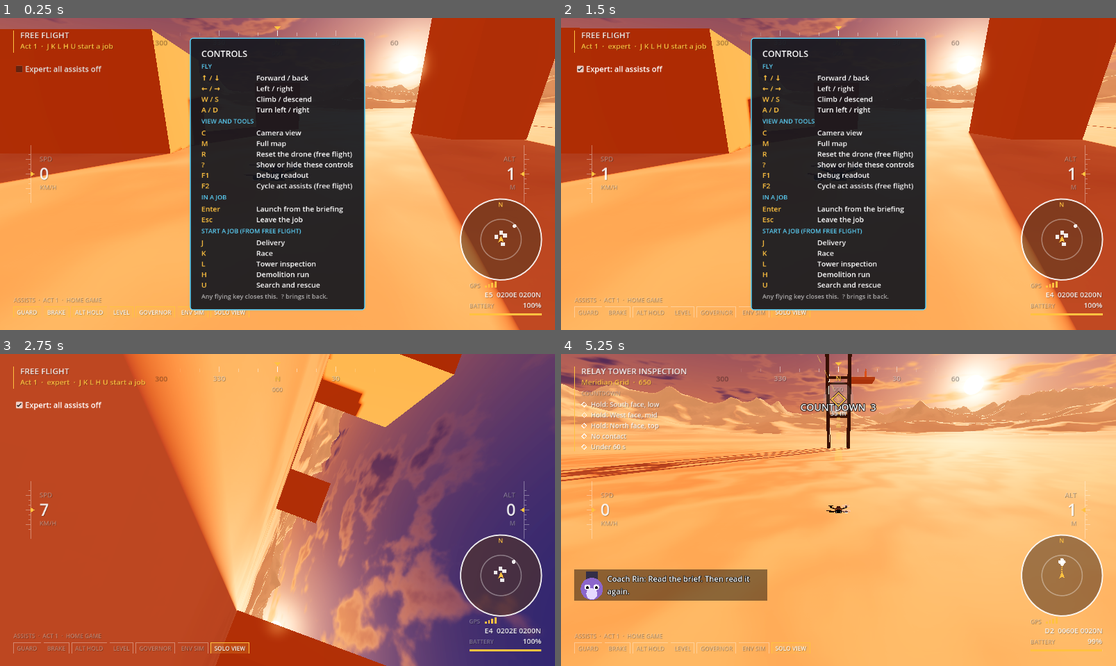
Above: before the commit, frames 1-4 (two rows, left to right).
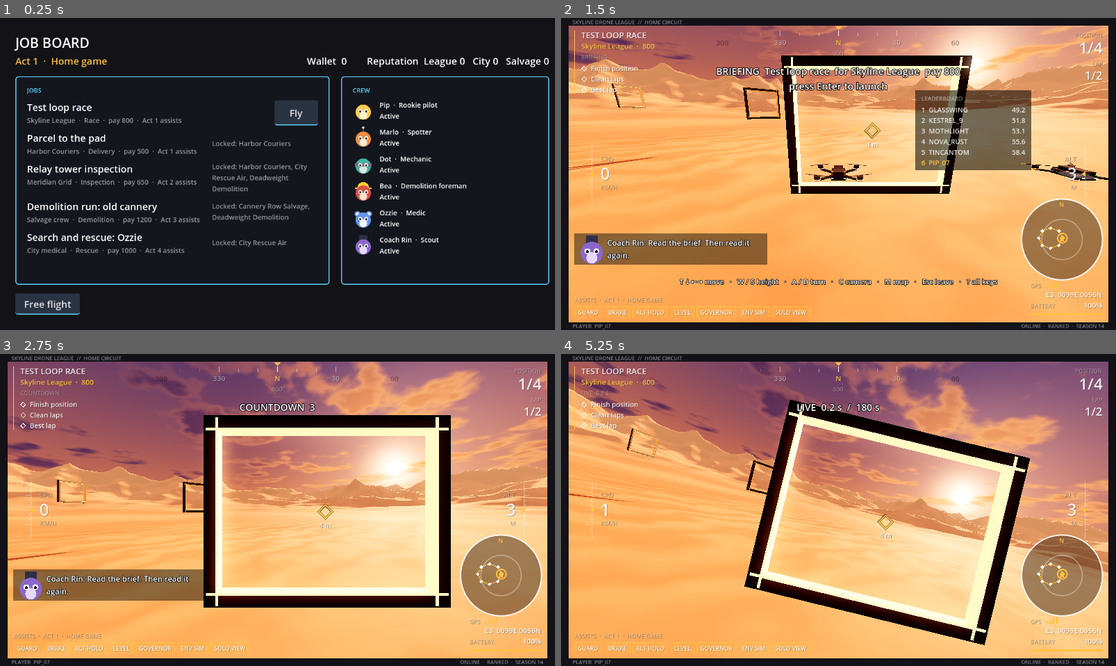
Above: after the commit, the same moments.

Repository: avdrav1/drone-sports
Game: Godot game, scene res://scenes/ui/job_board.tscn
Same seed, same stepped clock (60 frames per second), same inputs: the game is played once before the commit and once after it. Before the commit the project starts from res://scenes/debug_flight.tscn.
Inputs (mouse positions are in pixels of both pictures, inside the frame that each line leads up to):
- Up to frame 1 (0.25 s): no input
- Up to frame 2 (1.5 s): click (855, 111) at 0.5 s, where only the run after the commit has a clickable "Fly"; click (649, 67) at 1.25 s, where only the run before the commit has a clickable "Expert: all assists off"
- Up to frame 3 (2.75 s): tap Enter (ui_accept) at 2, 2.27 s; move the mouse to (399, 494) at 2.02 s; hold Right (roll_right) from 2.03 s (still down); hold C (cycle_camera) from 2.03 s (still down); click (399, 494) at 2.17 s
- Up to frame 4 (5.25 s): release Right (roll_right) at 2.75 s; release C (cycle_camera) at 2.75 s; drag from (727, 525) to (810, 572) at 2.77 s; move the mouse to (894, 441) at 3.52 s; hold Right (roll_right) 3.53-4.25 s; hold L (start_inspection_job) 3.53-4.25 s; tap Enter (ui_accept) at 4.25 s; drag from (810, 572) to (672, 463) at 4.27 s; tap H (start_demolition_job) at 5 s; move the mouse to (1005, 556) at 5.02 s; hold Left (roll_left) from 5.03 s (still down); hold J (start_sample_job) from 5.03 s (still down)

The runs differ from the first frame. In frame 1, 78% of the frame differs, in the area x 0-100%, y 0-100%; in frame 2, 74%; in frame 3, 98%; in frame 4, 70%.

Commit message:
Story 5.3: Job board
Co-Authored-By: Claude Opus 5.5 <noreply@anthropic.com>

Diff:
--- /dev/null
+++ b/data/jobs/board.tres
@@ -0,0 +1,12 @@
+[gd_resource type="Resource" script_class="JobList" load_steps=7 format=3]
+
+[ext_resource type="Script" path="res://scripts/jobs/job_list.gd" id="1_list"]
+[ext_resource type="Resource" path="res://data/jobs/test_race.tres" id="j0"]
+[ext_resource type="Resource" path="res://data/jobs/sample_delivery.tres" id="j1"]
+[ext_resource type="Resource" path="res://data/jobs/inspection.tres" id="j2"]
+[ext_resource type="Resource" path="res://data/jobs/demolition.tres" id="j3"]
+[ext_resource type="Resource" path="res://data/jobs/rescue.tres" id="j4"]
+
+[resource]
+script = ExtResource("1_list")
+jobs = Array[Resource]([ExtResource("j0"), ExtResource("j1"), ExtResource("j2"), ExtResource("j3"), ExtResource("j4")])
--- a/data/jobs/demolition.tres
+++ b/data/jobs/demolition.tres
@@ -7,6 +7,7 @@
 script = ExtResource("1_job")
 id = &"demolition"
 title = "Demolition run: old cannery"
+scene = "res://scenes/jobs/demolition.tscn"
 client = "Salvage crew"
 job_type = &"demolition"
 faction = &"salvage"
--- a/data/jobs/inspection.tres
+++ b/data/jobs/inspection.tres
@@ -7,6 +7,7 @@
 script = ExtResource("1_job")
 id = &"inspection"
 title = "Relay tower inspection"
+scene = "res://scenes/jobs/inspection.tscn"
 client = "Meridian Grid"
 job_type = &"inspection"
 faction = &"city"
--- a/data/jobs/rescue.tres
+++ b/data/jobs/rescue.tres
@@ -8,6 +8,7 @@
 script = ExtResource("1_job")
 id = &"rescue"
 title = "Search and rescue: Ozzie"
+scene = "res://scenes/jobs/rescue.tscn"
 client = "City medical"
 job_type = &"rescue"
 faction = &"city"
--- a/data/jobs/sample_delivery.tres
+++ b/data/jobs/sample_delivery.tres
@@ -7,6 +7,7 @@
 script = ExtResource("1_job")
 id = &"sample_delivery"
 title = "Parcel to the pad"
+scene = "res://scenes/jobs/sample_delivery.tscn"
 client = "Harbor Couriers"
 job_type = &"delivery"
 faction = &"city"
--- a/data/jobs/test_race.tres
+++ b/data/jobs/test_race.tres
@@ -7,6 +7,7 @@
 script = ExtResource("1_job")
 id = &"test_race"
 title = "Test loop race"
+scene = "res://scenes/jobs/test_race.tscn"
 client = "Skyline League"
 job_type = &"race"
 faction = &"league"
--- a/project.godot
+++ b/project.godot
@@ -6,7 +6,7 @@
 [application]
 
 config/name="Drone Sports"
-run/main_scene="res://scenes/debug_flight.tscn"
+run/main_scene="res://scenes/ui/job_board.tscn"
 config/features=PackedStringArray("4.3", "Forward Plus")
 config/icon="res://icon.svg"
 
--- /dev/null
+++ b/scenes/ui/job_board.tscn
@@ -0,0 +1,14 @@
+[gd_scene load_steps=3 format=3]
+
+[ext_resource type="Script" path="res://scripts/ui/job_board.gd" id="1_board"]
+[ext_resource type="Theme" path="res://scenes/ui/theme.tres" id="2_theme"]
+
+[node name="JobBoard" type="Control"]
+layout_mode = 3
+anchors_preset = 15
+anchor_right = 1.0
+anchor_bottom = 1.0
+grow_horizontal = 2
+grow_vertical = 2
+theme = ExtResource("2_theme")
+script = ExtResource("1_board")
--- a/scripts/debug_flight.gd
+++ b/scripts/debug_flight.gd
@@ -2,7 +2,7 @@
 # Debug flight sandbox. Every story is played by hand here.
 # F1 toggles the readout, F2 cycles the act presets, C cycles camera views,
 # R (or Start) puts the drone back where it started, J flies the sample job, K the test race, L the tower inspection,
-# H the demolition run, U the search and rescue.
+# H the demolition run, U the search and rescue, Esc goes back to the job board.
 
 @export var presets: Array[AssistStack] = []
 @export_file("*.tscn") var sample_job := "res://scenes/jobs/sample_delivery.tscn"
@@ -10,6 +10,7 @@
 @export_file("*.tscn") var inspection_job := "res://scenes/jobs/inspection.tscn"
 @export_file("*.tscn") var demolition_job := "res://scenes/jobs/demolition.tscn"
 @export_file("*.tscn") var rescue_job := "res://scenes/jobs/rescue.tscn"
+@export_file("*.tscn") var job_board := "res://scenes/ui/job_board.tscn"
 
 var preset_index := 0
 var _spawn: Transform3D
@@ -46,6 +47,8 @@
 		get_tree().change_scene_to_file(demolition_job)
 	elif event.is_action_pressed("start_rescue_job"):
 		get_tree().change_scene_to_file(rescue_job)
+	elif event.is_action_pressed("ui_cancel"):
+		get_tree().change_scene_to_file(job_board)
 
 func reset_drone() -> void:
 	drone.reset(_spawn)
--- a/scripts/jobs/job.gd
+++ b/scripts/jobs/job.gd
@@ -7,6 +7,8 @@
 
 @export var id: StringName
 @export var title := ""
+## The scene that flies this job, opened from the job board.
+@export_file("*.tscn") var scene := ""
 ## Who is paying, as shown to the player.
 @export var client := ""
 ## What kind of job, e.g. race or demolition. Teams take on job types (Epic 5).
--- /dev/null
+++ b/scripts/jobs/job_list.gd
@@ -0,0 +1,6 @@
+class_name JobList
+extends Resource
+# Every job the board can show, in board order. A list rather than a folder
+# scan, so exported builds (where .tres files are remapped) find them too.
+
+@export var jobs: Array[Job] = []
--- a/scripts/jobs/job_runner.gd
+++ b/scripts/jobs/job_runner.gd
@@ -30,7 +30,7 @@
 ## Ask before launching with injured crew in the field.
 @export var confirm_risk := true
 ## Where backing out of a launch or leaving the job goes. Empty stays put.
-@export_file("*.tscn") var back_scene := "res://scenes/debug_flight.tscn"
+@export_file("*.tscn") var back_scene := "res://scenes/ui/job_board.tscn"
 @export var grade_scale: GradeScale = preload("res://data/jobs/grade_scale.tres")
 ## Shown over the job when it ends. Null shows nothing.
 @export var results_scene: PackedScene = preload("res://scenes/ui/results.tscn")
--- a/scripts/progression/career.gd
+++ b/scripts/progression/career.gd
@@ -85,6 +85,20 @@
 	pending.erase(id)
 	save()
 
+## Jobs the pilot may fly now: the current team's job types, or the home
+## game's tagged jobs in Act 1.
+func can_fly(job: Job) -> bool:
+	var t := team()
+	return job.job_type in t.job_types if t else job.tags.has(&"act1")
+
+## Names of the teams that fly this kind of job, for a locked job's row.
+func unlocked_by(job: Job) -> Array[String]:
+	var out: Array[String] = []
+	for t in teams.teams:
+		if job.job_type in t.job_types:
+			out.append(t.name)
+	return out
+
 func wants_still(t: Team) -> bool:
 	return int(t.preset.label.trim_prefix("Act ")) > act()
 
--- a/scripts/ui/controls_help.gd
+++ b/scripts/ui/controls_help.gd
@@ -20,9 +20,9 @@
 		[[&"toggle_readout"], "Debug readout"],
 		[[&"cycle_preset"], "Cycle act assists (free flight)"],
 	]],
-	["IN A JOB", [
+	["JOBS", [
 		[[&"ui_accept"], "Launch from the briefing"],
-		[[&"ui_cancel"], "Leave the job"],
+		[[&"ui_cancel"], "Back to the job board"],
 	]],
 	["START A JOB (FROM FREE FLIGHT)", [
 		[[&"start_sample_job"], "Delivery"],
--- /dev/null
+++ b/scripts/ui/job_board.gd
@@ -0,0 +1,213 @@
+class_name JobBoard
+extends Control
+# The hub: wallet, reputation, and team in the header; every job with client,
+# pay, and the assists it flies with; Fly on the ones the pilot's team takes,
+# and who unlocks the rest; the crew and their status. Offers ask here too.
+
+const JOBS := "res://data/jobs/board.tres"
+const FREE_FLIGHT := "res://scenes/debug_flight.tscn"
+const ACCENT := Color(1.0, 0.76, 0.25)
+const DIM := Color(1, 1, 1, 0.55)
+const HURT := Color(1.0, 0.45, 0.35)
+
+var jobs: JobList
+var offer_dialog: OfferDialog
+## Job id -> its row, rebuilt on every refresh.
+var job_rows := {}
+## Character id -> its row.
+var crew_rows := {}
+
+var _header: Label
+var _money: Label
+var _jobs_box: VBoxContainer
+var _crew_box: VBoxContainer
+var _footer: HBoxContainer
+
+func _ready() -> void:
+	jobs = load(JOBS)
+	set_anchors_preset(PRESET_FULL_RECT)
+	_build()
+	refresh()
+	offer_dialog = OfferDialog.new()
+	offer_dialog.answered.connect(func(_t, _a): refresh())
+	add_child(offer_dialog)
+	Career.check_offers()
+	offer_dialog.show_next()
+
+## Header text: wallet and reputation per faction.
+func money_text() -> String:
+	var reps: Array[String] = []
+	for f in Team.FACTIONS:
+		reps.append("%s %d" % [String(f).capitalize(), Reputation.of(f)])
+	return "Wallet  %d        Reputation  %s" % [Wallet.balance, "   ".join(reps)]
+
+## The act whose assists the job flies with: the job's or the career's, whichever has fewer.
+static func preset_label(job: Job) -> String:
+	var job_act := int(job.required_assists.label.trim_prefix("Act ")) if job.required_assists else 1
+	return "Act %d" % maxi(job_act, Career.act())
+
+## A job's row: [title, details, Fly button or lock text].
+func refresh() -> void:
+	_header.text = Career.label()
+	_money.text = money_text()
+	for c in _jobs_box.get_children():
+		c.free()
+	for c in _crew_box.get_children():
+		c.free()
+	job_rows.clear()
+	crew_rows.clear()
+	_jobs_box.add_child(_heading("JOBS"))
+	for job in jobs.jobs:
+		var row := _job_row(job)
+		job_rows[job.id] = row
+		_jobs_box.add_child(row)
+	_crew_box.add_child(_heading("CREW"))
+	for id in Roster.ids():
+		var row := crew_row(id)
+		crew_rows[id] = row
+		_crew_box.add_child(row)
+
+func fly_button(job_id: StringName) -> Button:
+	var row: Node = job_rows.get(job_id)
+	return row.get_node_or_null("Fly") if row else null
+
+func fly(job: Job) -> void:
+	if Career.can_fly(job) and job.scene:
+		get_tree().change_scene_to_file(job.scene)
+
+func free_flight() -> void:
+	get_tree().change_scene_to_file(FREE_FLIGHT)
+
+func _job_row(job: Job) -> HBoxContainer:
+	var row := HBoxContainer.new()
+	row.name = String(job.id)
+	row.add_theme_constant_override("separation", 16)
+	var text := VBoxContainer.new()
+	text.size_flags_horizontal = SIZE_EXPAND_FILL
+	var title := Label.new()
+	title.text = job.title
+	text.add_child(title)
+	var details := Label.new()
+	details.name = "Details"
+	details.text = "%s  ·  %s  ·  pay %d  ·  %s assists" % [job.client, String(job.job_type).capitalize(), job.pay, preset_label(job)]
+	details.add_theme_color_override("font_color", DIM)
+	details.add_theme_font_size_override("font_size", 14)
+	text.add_child(details)
+	row.add_child(text)
+	if Career.can_fly(job):
+		var b := Button.new()
+		b.name = "Fly"
+		b.text = "Fly"
+		b.custom_minimum_size.x = 90
+		b.pressed.connect(fly.bind(job))
+		row.add_child(b)
+	else:
+		var lock := Label.new()
+		lock.name = "Locked"
+		var teams := Career.unlocked_by(job)
+		lock.text = "Locked: " + (", ".join(teams) if not teams.is_empty() else "no team yet")
+		lock.add_theme_color_override("font_color", DIM)
+		lock.add_theme_font_size_override("font_size", 14)
+		lock.custom_minimum_size.x = 220
+		lock.autowrap_mode = TextServer.AUTOWRAP_WORD_SMART
+		row.add_child(lock)
+	return row
+
+## Portrait, name and role, and status: active, injured for N jobs, or dead
+## with a greyed portrait and their memorial line.
+static func crew_row(id: StringName) -> HBoxContainer:
+	var c: Character = Roster.character(id)
+	var row := HBoxContainer.new()
+	row.name = String(id)
+	row.add_theme_constant_override("separation", 12)
+	var face := CharacterPortrait.new()
+	face.name = "Face"
+	face.character = c
+	face.greyed = not Roster.is_alive(id)
+	face.custom_minimum_size = Vector2(44, 44)
+	row.add_child(face)
+	var text := Label.new()
+	text.name = "Status"
+	var status := "Active"
+	var color := Color.WHITE
+	match Roster.status(id):
+		Roster.Status.INJURED:
+			status = "Injured: out for %d more job%s" % [Roster.jobs_benched(id), "" if Roster.jobs_benched(id) == 1 else "s"]
+			color = HURT
+		Roster.Status.DEAD:
+			var line := Bark.memorial(id)
+			status = "Died." + ("  " + line if line else "")
+			color = DIM
+	text.text = "%s  ·  %s\n%s" % [c.name, c.role, status]
+	text.add_theme_color_override("font_color", color)
+	text.add_theme_font_size_override("font_size", 14)
+	text.autowrap_mode = TextServer.AUTOWRAP_WORD_SMART
+	text.custom_minimum_size.x = 320
+	text.size_flags_vertical = SIZE_SHRINK_CENTER
+	row.add_child(text)
+	return row
+
+func _heading(t: String) -> Label:
+	var l := Label.new()
+	l.text = t
+	l.add_theme_color_override("font_color", Color(0.35, 0.8, 0.95))
+	l.add_theme_font_size_override("font_size", 13)
+	return l
+
+func _build() -> void:
+	var bg := ColorRect.new()
+	bg.color = Color(0.07, 0.07, 0.09)
+	bg.set_anchors_preset(PRESET_FULL_RECT)
+	add_child(bg)
+	var margin := MarginContainer.new()
+	margin.set_anchors_preset(PRESET_FULL_RECT)
+	for side in ["left", "right", "top", "bottom"]:
+		margin.add_theme_constant_override("margin_" + side, 32)
+	add_child(margin)
+	var page := VBoxContainer.new()
+	page.add_theme_constant_override("separation", 18)
+	margin.add_child(page)
+	var head := HBoxContainer.new()
+	page.add_child(head)
+	var titles := VBoxContainer.new()
+	titles.size_flags_horizontal = SIZE_EXPAND_FILL
+	head.add_child(titles)
+	var title := Label.new()
+	title.text = "JOB BOARD"
+	title.add_theme_font_size_override("font_size", 28)
+	titles.add_child(title)
+	_header = Label.new()
+	_header.add_theme_color_override("font_color", ACCENT)
+	titles.add_child(_header)
+	_money = Label.new()
+	_money.size_flags_vertical = SIZE_SHRINK_END
+	head.add_child(_money)
+	var body := HBoxContainer.new()
+	body.size_flags_vertical = SIZE_EXPAND_FILL
+	body.add_theme_constant_override("separation", 24)
+	page.add_child(body)
+	_jobs_box = _panel(body, true)
+	_crew_box = _panel(body, false)
+	_footer = HBoxContainer.new()
+	_footer.name = "Footer"
+	_footer.add_theme_constant_override("separation", 12)
+	page.add_child(_footer)
+	var free := Button.new()
+	free.name = "FreeFlight"
+	free.text = "Free flight"
+	free.pressed.connect(free_flight)
+	_footer.add_child(free)
+
+func _panel(parent: Control, wide: bool) -> VBoxContainer:
+	var panel := PanelContainer.new()
+	panel.size_flags_horizontal = SIZE_EXPAND_FILL
+	panel.size_flags_stretch_ratio = 1.6 if wide else 1.0
+	parent.add_child(panel)
+	var scroll := ScrollContainer.new()
+	scroll.horizontal_scroll_mode = ScrollContainer.SCROLL_MODE_DISABLED
+	panel.add_child(scroll)
+	var box := VBoxContainer.new()
+	box.size_flags_horizontal = SIZE_EXPAND_FILL
+	box.add_theme_constant_override("separation", 12)
+	scroll.add_child(box)
+	return box
--- a/scripts/ui/offer_dialog.gd
+++ b/scripts/ui/offer_dialog.gd
@@ -10,7 +10,7 @@
 
 func _ready() -> void:
 	ok_button_text = "Join"
-	cancel_button_text = "Not now"
+	cancel_button_text = "Decline"
 	dialog_autowrap = true
 	min_size = Vector2i(480, 0)
 	process_mode = Node.PROCESS_MODE_ALWAYS
--- a/scripts/ui/results.gd
+++ b/scripts/ui/results.gd
@@ -5,7 +5,7 @@
 signal retry_pressed
 signal continue_pressed
 
-@export_file("*.tscn") var continue_scene := "res://scenes/debug_flight.tscn"
+@export_file("*.tscn") var continue_scene := "res://scenes/ui/job_board.tscn"
 ## The scene Retry reloads. Set by whoever shows the results.
 var job_scene := ""
 var result: JobResult
--- a/tests/test_crew_fate.gd
+++ b/tests/test_crew_fate.gd
@@ -102,7 +102,7 @@
 	var launched := runner.state == JobRunner.State.COUNTDOWN
 	root.free()
 	var fresh := JobRunner.new()
-	var goes_back := fresh.back_scene == "res://scenes/debug_flight.tscn"
+	var goes_back := fresh.back_scene == "res://scenes/ui/job_board.tscn"
 	fresh.free()
 	return asked and backed_out and launched and goes_back
 
--- a/tests/test_debug_flight.gd
+++ b/tests/test_debug_flight.gd
@@ -4,8 +4,10 @@
 const Sim = preload("res://tests/sim.gd")
 const SCENE := "res://scenes/debug_flight.tscn"
 
-func test_is_main_scene() -> bool:
-	return ProjectSettings.get_setting("application/run/main_scene") == SCENE
+## Main scene until Story 5.3; now reached from the job board's Free flight button.
+func test_reachable_from_main_scene() -> bool:
+	return ProjectSettings.get_setting("application/run/main_scene") == "res://scenes/ui/job_board.tscn" \
+		and JobBoard.FREE_FLIGHT == SCENE
 
 func test_scene_loads_and_has_readout() -> bool:
 	var scene: Node = load(SCENE).instantiate()
--- /dev/null
+++ b/tests/test_job_board.gd
@@ -0,0 +1,97 @@
+extends RefCounted
+# Story 5.3: job board. The main scene; only the current team's jobs fly, the
+# rest say who unlocks them; wallet, reputation, and the crew show; jobs come back here.
+
+const Sim = preload("res://tests/sim.gd")
+const BOARD := "res://scenes/ui/job_board.tscn"
+
+func _board() -> JobBoard:
+	var b: JobBoard = load(BOARD).instantiate()
+	Sim.add(b)
+	return b
+
+func _flyable(b: JobBoard) -> Array:
+	var out := []
+	for id in b.job_rows:
+		if b.fly_button(id):
+			out.append(id)
+	out.sort()
+	return out
+
+func test_is_main_scene_and_jobs_come_back() -> bool:
+	var runner := JobRunner.new()
+	var results: Control = load("res://scenes/ui/results.tscn").instantiate()
+	var ok: bool = ProjectSettings.get_setting("application/run/main_scene") == BOARD \
+		and runner.back_scene == BOARD and results.continue_scene == BOARD
+	runner.free()
+	results.free()
+	return ok
+
+func test_only_current_team_jobs_fly() -> bool:
+	var b := _board()
+	await Sim.process_frames(1)
+	var home := _flyable(b)
+	var race_lock: String = b.job_rows[&"sample_delivery"].get_node("Locked").text
+	b.free()
+	Career.team_id = &"harbor_couriers"
+	b = _board()
+	await Sim.process_frames(1)
+	var couriers := _flyable(b)
+	var race_lock_now: String = b.job_rows[&"test_race"].get_node("Locked").text
+	var details: String = \
+		(b.job_rows[&"sample_delivery"].get_child(0).get_node("Details") as Label).text
+	b.free()
+	Career.team_id = &""
+	return home == [&"test_race"] and race_lock.contains("Harbor Couriers") \
+		and couriers == [&"inspection", &"sample_delivery"] and race_lock_now.contains("Skyline Juniors") \
+		and race_lock_now.contains("Halcyon Racing") and details.contains("Harbor Couriers") \
+		and details.contains("pay 500") and details.contains("Act 2 assists")
+
+func test_header_shows_wallet_reputation_and_team() -> bool:
+	Wallet.balance = 1234
+	Reputation.add(&"league", 7)
+	var b := _board()
+	await Sim.process_frames(1)
+	var money := b.money_text()
+	var header: String = b._header.text
+	b.free()
+	Wallet.balance = 0
+	return money.contains("1234") and money.contains("League 7") and money.contains("Salvage 0") \
+		and header.contains("Act 1")
+
+func test_crew_shows_status_and_the_dead_greyed_with_memorial() -> bool:
+	Roster.injure(&"marlo")
+	Roster.kill(&"bea")
+	var b := _board()
+	await Sim.process_frames(1)
+	var marlo: String = (b.crew_rows[&"marlo"].get_node("Status") as Label).text
+	var bea: String = (b.crew_rows[&"bea"].get_node("Status") as Label).text
+	var ok: bool = b.crew_rows.size() == 6 and marlo.contains("Injured") and marlo.contains("2 more jobs") \
+		and bea.contains("Died.") and bea.contains(Bark.memorial(&"bea")) \
+		and (b.crew_rows[&"bea"].get_node("Face") as CharacterPortrait).greyed \
+		and not (b.crew_rows[&"marlo"].get_node("Face") as CharacterPortrait).greyed \
+		and (b.crew_rows[&"pip"].get_node("Status") as Label).text.contains("Active")
+	b.free()
+	return ok
+
+func test_offers_ask_on_the_board() -> bool:
+	StoryFlags.set_flag(&"scouted")
+	var b := _board()
+	await Sim.process_frames(1)
+	var asked: bool = b.offer_dialog.visible and b.offer_dialog.team.id == &"skyline_juniors"
+	b.offer_dialog.confirmed.emit()
+	await Sim.process_frames(1)
+	var ok: bool = asked and b._header.text.contains("Skyline Juniors") and _flyable(b) == [&"test_race"]
+	b.free()
+	return ok
+
+func test_fly_opens_the_job_scene() -> bool:
+	Sim.tree().change_scene_to_file(BOARD)
+	await Sim.process_frames(3)
+	var b: JobBoard = Sim.tree().current_scene
+	b.fly_button(&"test_race").pressed.emit()
+	await Sim.process_frames(3)
+	var ok := Sim.tree().current_scene.scene_file_path == "res://scenes/jobs/test_race.tscn"
+	Sim.tree().unload_current_scene()
+	await Sim.process_frames(1)
+	return ok
--- a/tests/test_results_screen.gd
+++ b/tests/test_results_screen.gd
@@ -55,13 +55,13 @@
 	await Sim.process_frames(1)
 	return ok
 
-func test_continue_returns_to_debug_scene() -> bool:
+func test_continue_returns_to_job_board() -> bool:
 	var scene: Node = await _open_job()
 	await _finish(scene)
 	await Sim.physics_frames(60)
 	_runner(scene).results_screen.continue_on()
 	await Sim.process_frames(3)
-	var ok: bool = Sim.tree().current_scene.scene_file_path == "res://scenes/debug_flight.tscn"
+	var ok: bool = Sim.tree().current_scene.scene_file_path == "res://scenes/ui/job_board.tscn"
 	Sim.tree().unload_current_scene()
 	await Sim.process_frames(1)
 	return ok
Not shown, added: scripts/jobs/job_list.gd.uid
Not shown, added: scripts/ui/job_board.gd.uid
Not shown, added: tests/test_job_board.gd.uid
Not shown, changed: docs/BACKLOG.md
